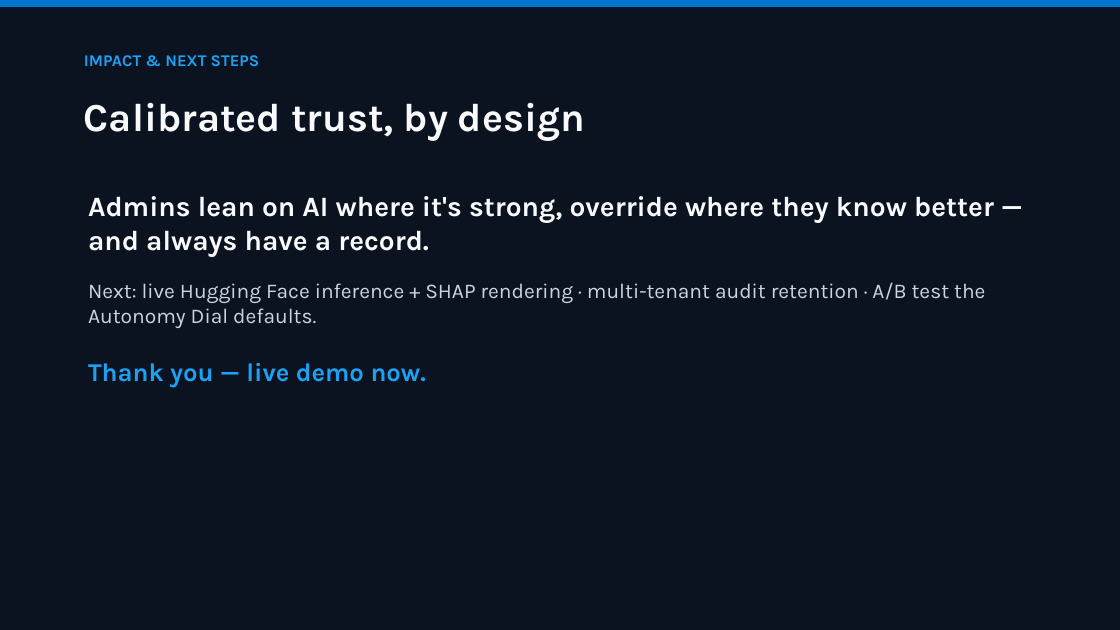
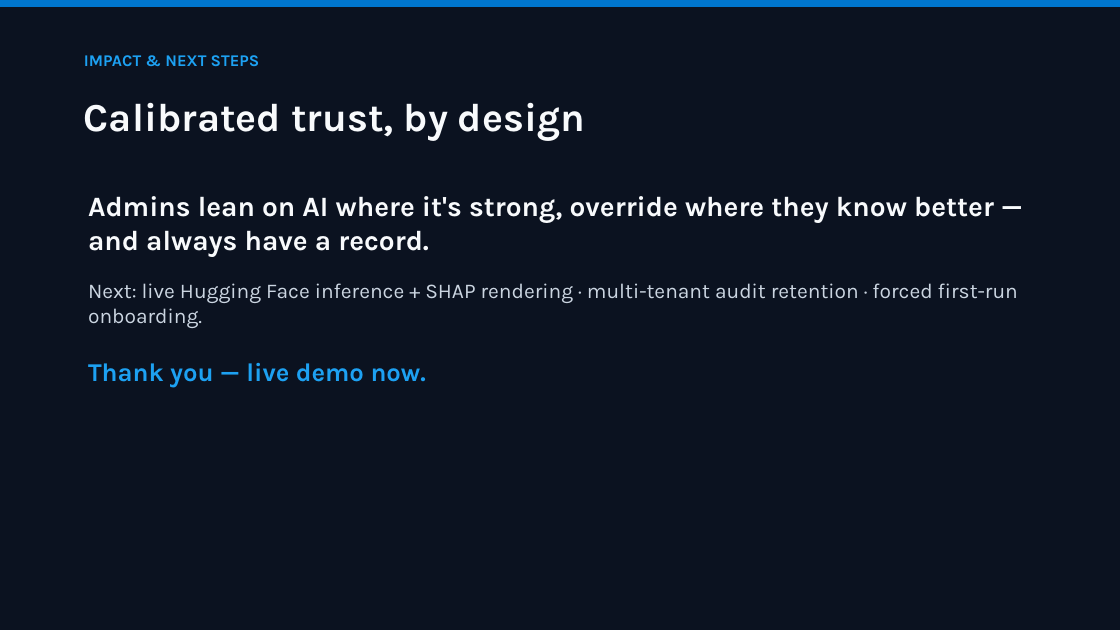
Before and after one commit to Sriharshitha156/trustlens-ai, a slide deck: slide 12 of docs/TrustLens-AI-Deck.pptx. Drawn at 1120x630 pixels with LibreOffice and Linux fonts; fonts in the diff are those of the drawing. Boxes give left, top, right and bottom in pixels: in the first picture for what was removed or moved away, otherwise in the second. Text is boxed around its words. In the diff, an @@ line names an element or a change of style, - is before the commit and + after.

Commit message:
Add Decision Courtroom, problem-first incident view, priority dashboard, merged audit log; a11y 100; doc sync

```diff
--- a/docs/TrustLens-AI-Deck.pptx
+++ b/docs/TrustLens-AI-Deck.pptx
@@ text at (88,283,1018,328): text changed @@
-Next: live Hugging Face inference + SHAP rendering · multi-tenant audit retention · A/B test the Autonomy Dial defaults.
+Next: live Hugging Face inference + SHAP rendering · multi-tenant audit retention · forced first-run onboarding.
```
Also in this commit, not shown: 1 other slide changed, 31 other files.
